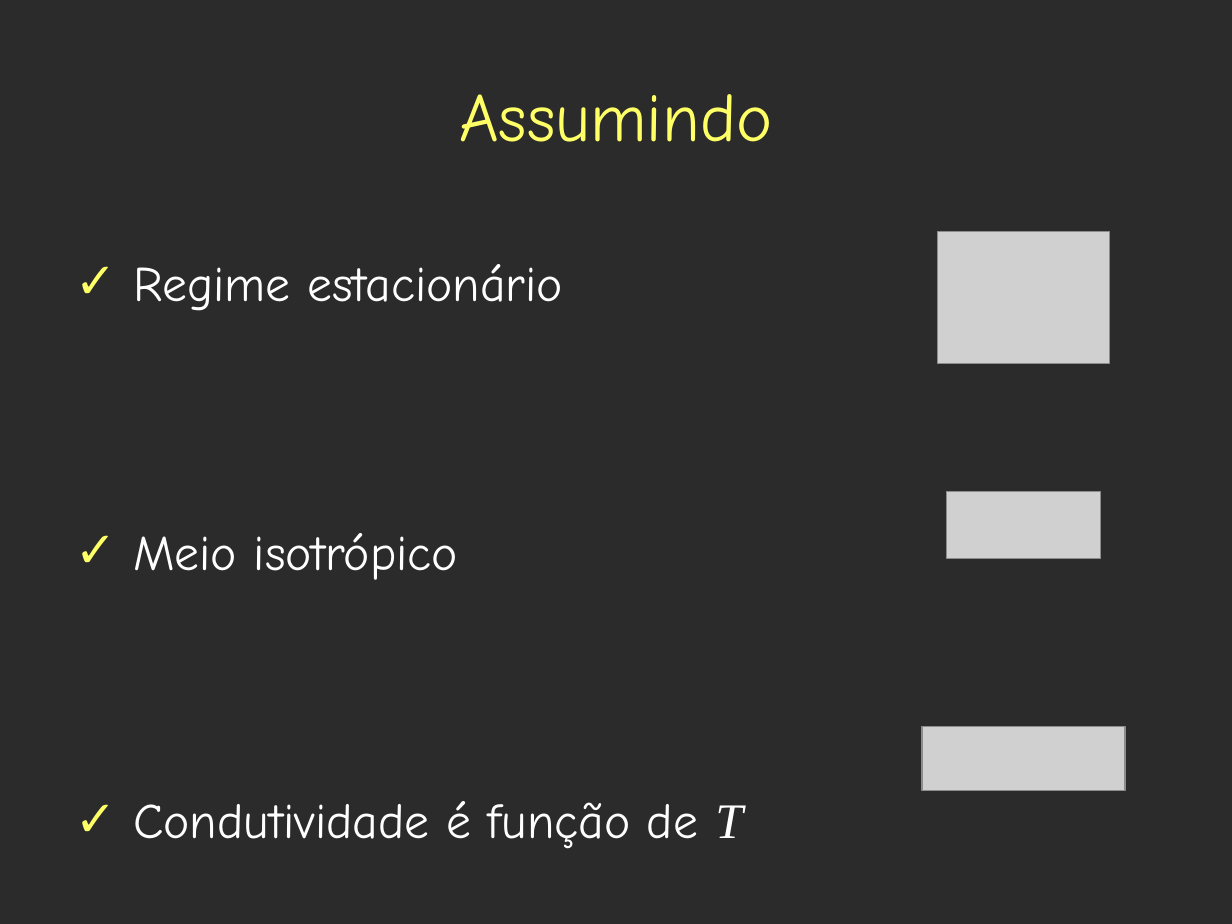
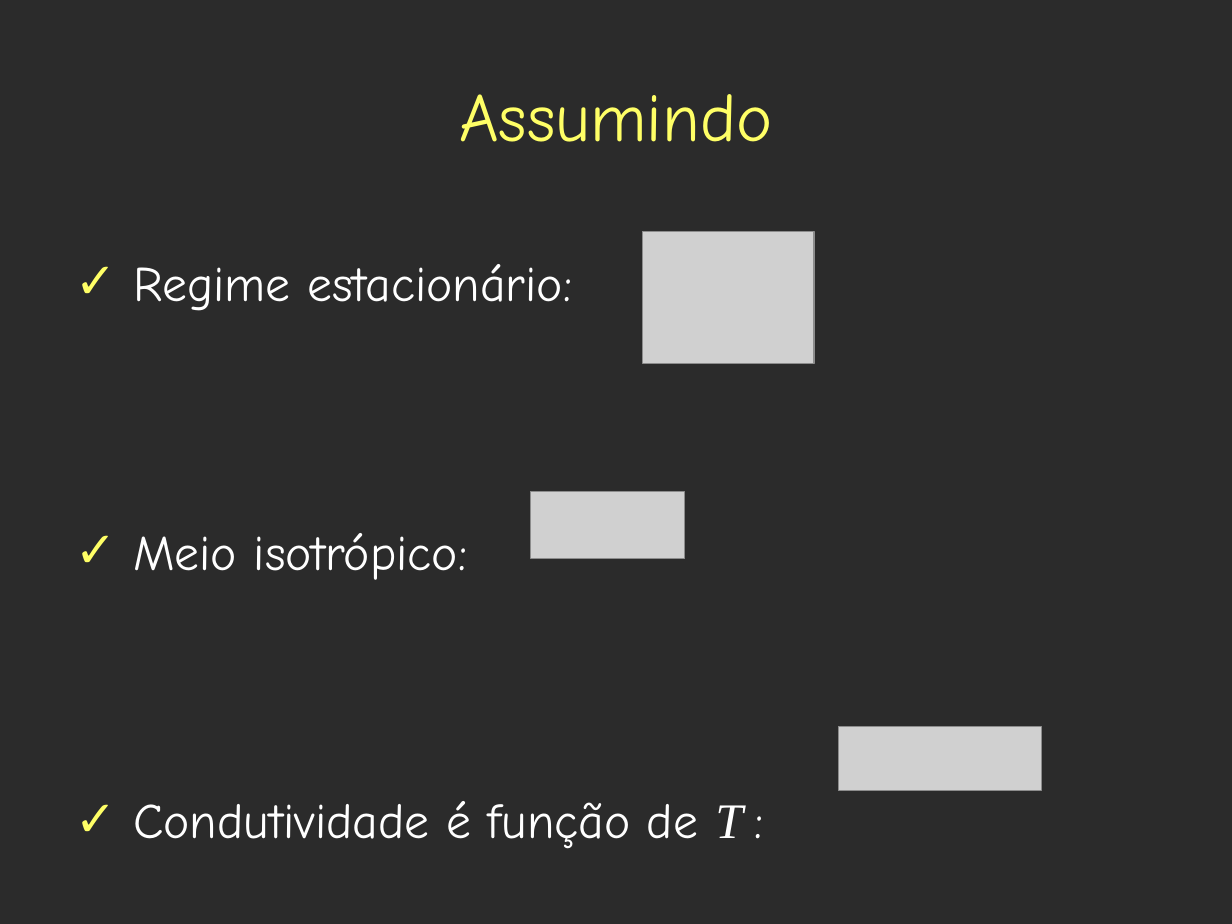
Before and after one commit to leouieda/geothermics, a slide deck: slide 19 of presentations/base_litosfera/estado_termico_lito_subcrustal.odp. Drawn at 1232x924 pixels with LibreOffice and Linux fonts; fonts in the diff are those of the drawing; grey boxes stand for pictures; background and template pictures are left out; a plain dark background stands for a picture behind light text. Boxes give left, top, right and bottom in pixels: in the first picture for what was removed or moved away, otherwise in the second. Text is boxed around its words. In the diff, an @@ line names an element or a change of style, - is before the commit and + after.

```diff
--- a/presentations/base_litosfera/estado_termico_lito_subcrustal.odp
+++ b/presentations/base_litosfera/estado_termico_lito_subcrustal.odp
@@ picture: place and size @@
-picture at bbox=[938, 231, 1109, 363]
+picture at bbox=[643, 231, 814, 363]
@@ text at bbox=[133, 264, 743, 849]: text changed @@
-✓ Regime estacionário
-✓ Meio isotrópico
-✓ Condutividade é função de T
+✓ Regime estacionário:
+✓ Meio isotrópico:
+✓ Condutividade é função de T :
@@ picture: place and size @@
-picture at bbox=[947, 492, 1101, 559]
+picture at bbox=[531, 492, 685, 559]
@@ picture: place and size @@
-picture at bbox=[922, 727, 1126, 790]
+picture at bbox=[838, 727, 1042, 790]
```
Also in this commit, not shown: 8 other slides changed, 77 slides added.
